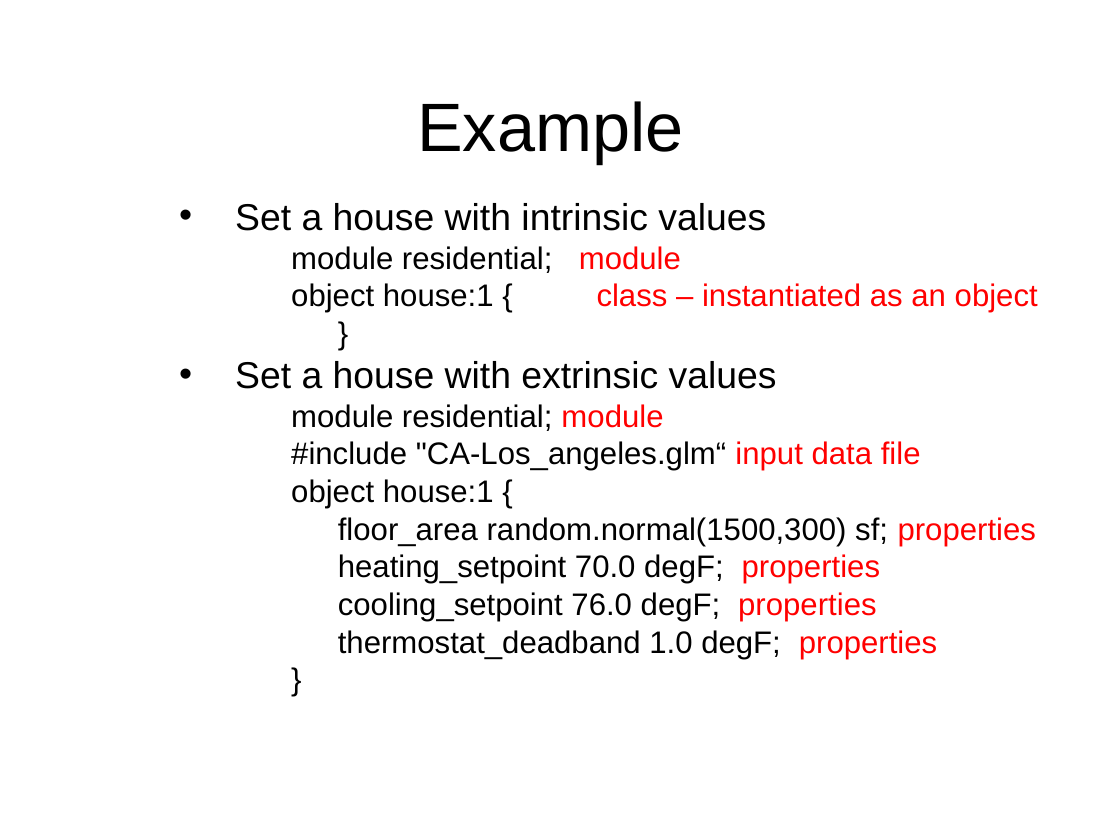
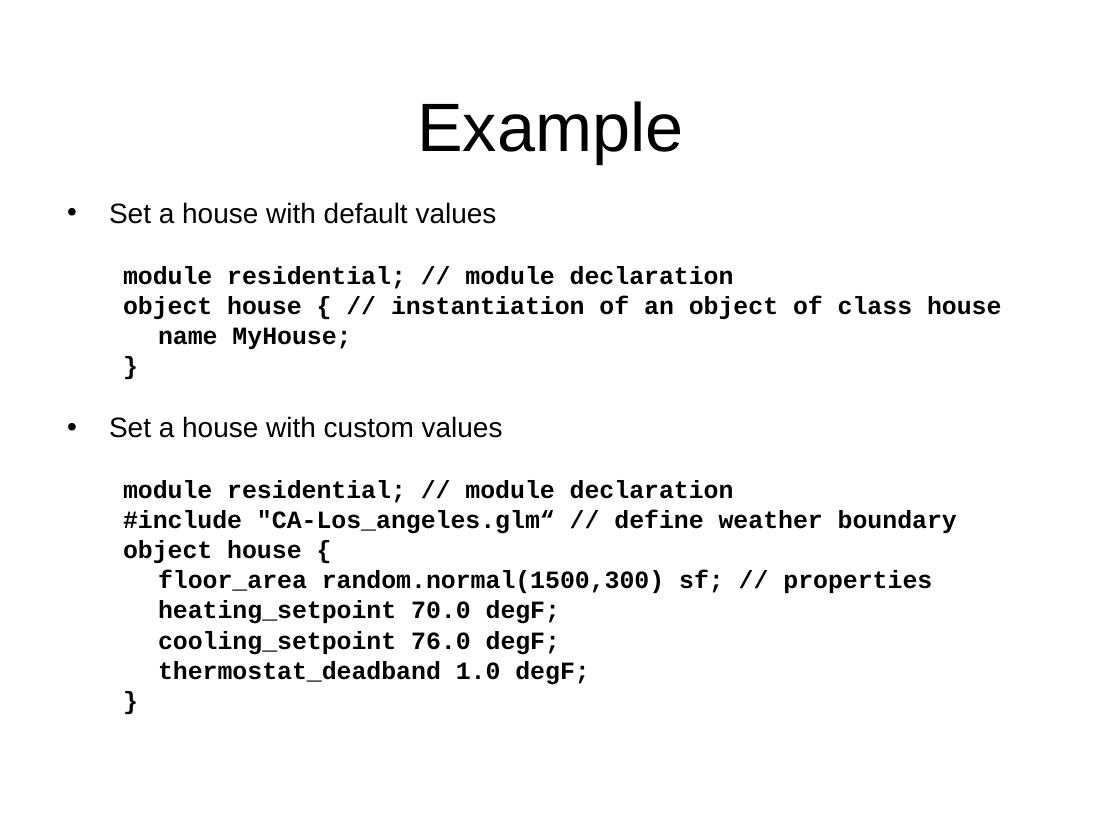
Before and after one commit to gridlab-d/course, a slide deck: slide 14 of 1.1 - What is GridLAB-D.pps (slide 13 before the commit). Drawn at 1120x840 pixels with LibreOffice and Linux fonts; fonts in the diff are those of the drawing; background and template pictures are left out. Boxes give left, top, right and bottom in pixels: in the first picture for what was removed or moved away, otherwise in the second. Text is boxed around its words. In the diff, an @@ line names an element or a change of style, - is before the commit and + after.

Commit message:
Updated screen shots, formatted examples and refined some of the points.

```diff
--- a/1.1 - What is GridLAB-D.pps
+++ b/1.1 - What is GridLAB-D.pps
@@ text "Set a house with default ..." at (109,202,1001,685): size 20 to 16 pt, font Arial to Courier New, bold on in "}", "}"; list level 5 to 2 in "}" @@
@@ text at (109,202,1001,349): text changed; size 20 to 16 pt; font Arial to Courier New; bold on @@
-    • Set a house with intrinsic values
-        module residential; module
-        object house:1 { class – instantiated as an object
+• Set a house with default values
+  module residential; // module declaration
+  object house { // instantiation of an object of class house
+  name MyHouse;
@@ text at (109,416,957,685): text changed; size 20 to 16 pt; font Arial to Courier New; bold on @@
-    • Set a house with extrinsic values
-        module residential; module
-        #include "CA-Los_angeles.glm“ input data file
-        object house:1 {
-        floor_area random.normal(1500,300) sf; properties
-        heating_setpoint 70.0 degF; properties
-        cooling_setpoint 76.0 degF; properties
-        thermostat_deadband 1.0 degF; properties
+• Set a house with custom values
+  module residential; // module declaration
+  #include "CA-Los_angeles.glm“ // define weather boundary
+  object house {
+  floor_area random.normal(1500,300) sf; // properties
+  heating_setpoint 70.0 degF;
+  cooling_setpoint 76.0 degF;
+  thermostat_deadband 1.0 degF;
```
Also in this commit, not shown: 13 other slides changed, 1 slide added, 1 slide removed, 4 other files.
